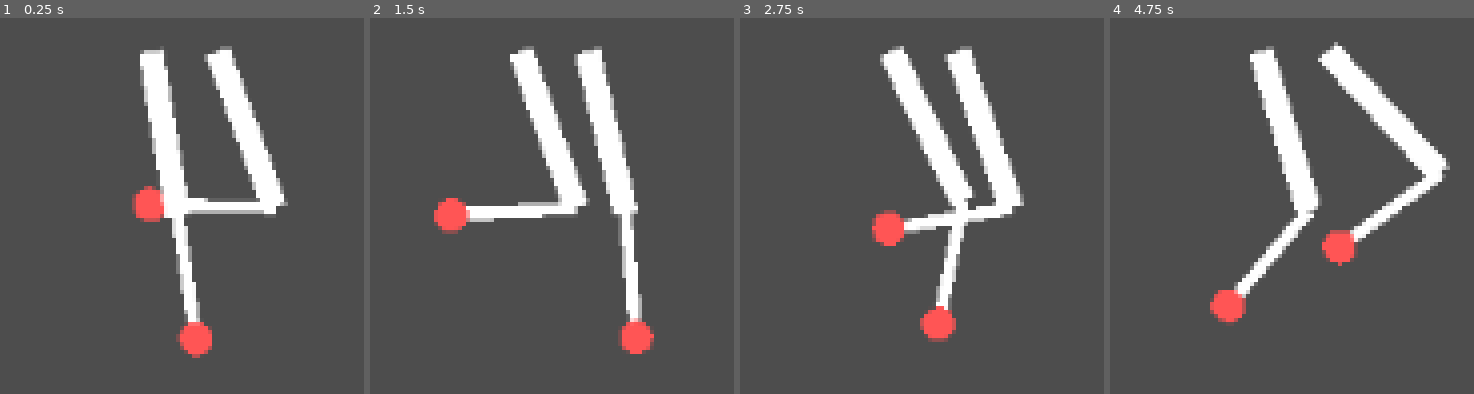
Above: before the commit, frames 1-4 (left to right).
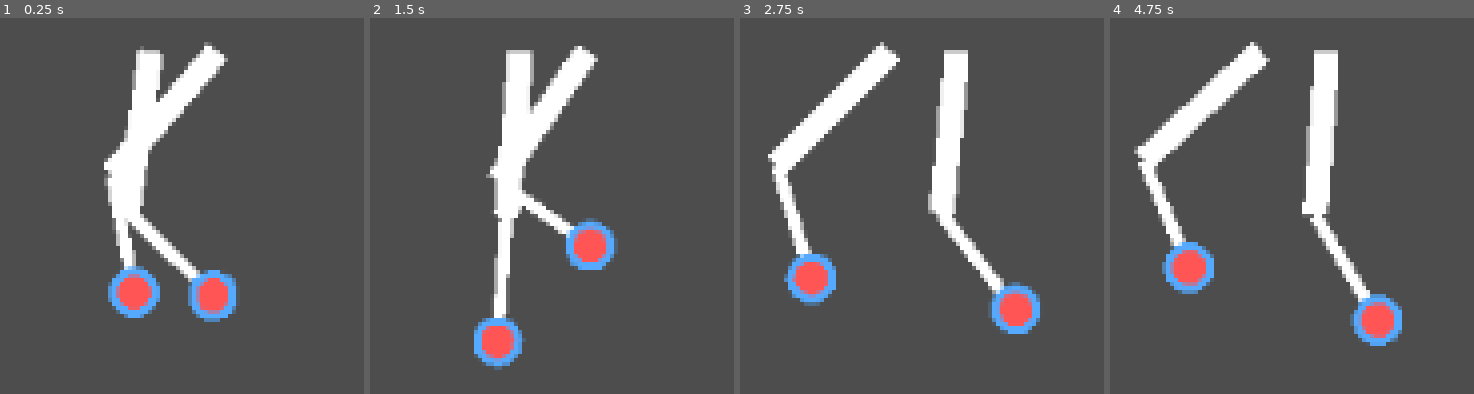
Above: after the commit, the same moments.

Repository: zbaker94/procedural-legs
Game: Godot game, scene res://main.tscn
The game is run twice, just before and just after one commit, with the same random seed, the same clock (stepped at 60 frames per second) and the same inputs.
Inputs:
- Up to frame 1 (0.25 s): no input
- Up to frame 2 (1.5 s): no input
- Up to frame 3 (2.75 s): no input
- Up to frame 4 (4.75 s): no input

The runs differ from the first frame. In frame 1, 17% of the frame differs, in the area x 28-80%, y 6-91%; in frame 2, 17%; in frame 3, 18%; in frame 4, 20%, in the area x 6-94%, y 6-88%.

Commit message:
refactor functions and variables for readability

Diff:
--- a/leg.gd
+++ b/leg.gd
@@ -1,4 +1,35 @@
 extends Node2D
+
+# --- Constants ---
+const MOTION_COUNTER_SPEED = 5.2
+const MOTION_COUNTER_VEL_SCALE = 3.0
+const MOTION_COUNTER_EXP = 0.4
+const MOTION_COUNTER_MAX = 360.0
+
+const STRIDE_VEL_SCALE = 2.0
+const STRIDE_EXP = 0.4
+
+const FORWARD_OFFSET_DIV = 4.0
+const FORWARD_OFFSET_VEL_SCALE = 1.25
+const FORWARD_OFFSET_MULT = 2.0
+
+const VERTICAL_OFFSET_DIV = 6.0
+const VERTICAL_OFFSET_SHIFT = -1.0
+
+const TO_TARGET_EPSILON = 0.001
+
+const KNEE_VEC_MIN_LEN = 1e-6
+
+const BONE_WIDTH = 3.0
+const CALF_WIDTH = 1.5
+const HIP_RADIUS = 3.0
+const KNEE_RADIUS = 3.0
+const FOOT_RADIUS = 3.0
+const TARGET_RADIUS = 2.0
+
+var FOOT_COLOR := Color.hex(0x55aaffff)
+var TARGET_COLOR := Color.hex(0xff5555ff)
+
 
 # Facing and motion (driven by parent CharacterBody2D)
 @export_range(0.0, 360.0, 0.1) var facing_direction_degrees: float = 90.0
@@ -42,109 +73,99 @@
 func lengthdir(length: float, angle_rad: float) -> Vector2:
 	return Vector2.RIGHT.rotated(angle_rad) * length
 
-# UPDATE LOOP
+
+# --- Main Update Loop ---
 func _physics_process(_delta: float) -> void:
-	# set globals
 	hip_position = global_position # always global
+	leg_speed = velocity.length()
+	_update_motion_counter()
 
-	leg_speed = velocity.length()
-	motion_counter_degrees += 5.2 * pow(leg_speed * 3.0, 0.4)
-	motion_counter_degrees = fmod(motion_counter_degrees, 360.0)
-
-	# set locals
 	var total_len: float = thigh_length + calf_length
 	var max_reach: float = total_len
-
-	#print("motion counter: " + str(motion_counter_degrees))
 
 	var facing_rad: float = deg_to_rad(facing_direction_degrees)
 	var move_rad: float = velocity.angle() if leg_speed > 0.001 else facing_rad
 
-	# Foot oscillation
-	var stride: float = pow(leg_speed * 2.0, 0.4)
-
-	# Apply phase offset to motion counter
+	var stride: float = _calc_stride(leg_speed)
 	var phase_rad: float = deg_to_rad(motion_counter_degrees + phase_offset_degrees)
 
-	# Apply Secondary Animation first (in case it shifts hip etc)
-	## TODO
+	var forward_offset: float = _calc_forward_offset(stride, total_len, phase_rad, leg_speed)
+	var vertical_offset: float = _calc_vertical_offset(stride, total_len, phase_rad)
 
-	## Horizontal oscillation (sine)
-	var forward_offset: float = stride * (total_len / 4.0) * sin(phase_rad)
-	forward_offset -= (leg_speed * 1.25) * 2.0
-
-	## Vertical oscillation (cosine)
-	var vertical_offset: float = stride * (total_len / 6.0) * (-cos(phase_rad) - 1.0)
-
-	## Apply offsets in moving direction
 	foot_target = hip_position + Vector2(0, max_reach)
 	foot_target += lengthdir(forward_offset, move_rad)
 	foot_target.y += vertical_offset
 
 	var to_target = foot_target - hip_position
 	if to_target.length() > max_reach:
-		foot_target = hip_position + to_target.normalized() * (max_reach - 0.001)
+		foot_target = hip_position + to_target.normalized() * (max_reach - TO_TARGET_EPSILON)
 
+	_solve_leg_ik(hip_position, foot_target, max_reach, facing_rad)
+	queue_redraw()
 
-	# IK triangle calculation (law of cosines)
-	var c_raw: float = hip_position.distance_to(foot_target)
+# --- Private Calculation Helpers ---
+func _update_motion_counter() -> void:
+	motion_counter_degrees += MOTION_COUNTER_SPEED * pow(leg_speed * MOTION_COUNTER_VEL_SCALE, MOTION_COUNTER_EXP)
+	motion_counter_degrees = fmod(motion_counter_degrees, MOTION_COUNTER_MAX)
+
+func _calc_stride(vel: float) -> float:
+	return pow(vel * STRIDE_VEL_SCALE, STRIDE_EXP)
+
+func _calc_forward_offset(stride: float, total_len: float, phase_rad: float, vel: float) -> float:
+	var offset = stride * (total_len / FORWARD_OFFSET_DIV) * sin(phase_rad)
+	offset -= (vel * FORWARD_OFFSET_VEL_SCALE) * FORWARD_OFFSET_MULT
+	return offset
+
+func _calc_vertical_offset(stride: float, total_len: float, phase_rad: float) -> float:
+	return stride * (total_len / VERTICAL_OFFSET_DIV) * (-cos(phase_rad) + VERTICAL_OFFSET_SHIFT)
+
+func _solve_leg_ik(hip: Vector2, foot: Vector2, max_reach: float, facing_rad: float) -> void:
+	var c_raw: float = hip.distance_to(foot)
 	var c: float = min(c_raw, max_reach)
-	var alpha: float = hip_position.angle_to_point(foot_target) # radians
+	var alpha: float = hip.angle_to_point(foot)
+	foot_position = hip + lengthdir(c, alpha)
 
-	## Foot position
-	foot_position = hip_position + lengthdir(c, alpha)
-
-	## Law of Cosines for thigh angle
 	var cos_beta: float = clamp(
 		(pow(thigh_length, 2) + pow(c, 2) - pow(calf_length, 2)) / (2.0 * thigh_length * c),
 		-1.0, 1.0
 	)
 	var beta: float = acos(cos_beta)
 
-	## Flat Knee position (basic 2D triangle)
-	var knee_flat: Vector2 = hip_position + lengthdir(thigh_length, alpha - beta)
-
-	## Intersection point along hip→foot line (for foreshortening)
-	var ix: Vector2 = hip_position + lengthdir(thigh_length * cos(beta), alpha)
-
-	## Vector from intersection to flat knee
+	var knee_flat: Vector2 = hip + lengthdir(thigh_length, alpha - beta)
+	var ix: Vector2 = hip + lengthdir(thigh_length * cos(beta), alpha)
 	var knee_vec: Vector2 = knee_flat - ix
 	var knee_vec_len := knee_vec.length()
-	var knee_vec_dir := knee_vec / knee_vec_len if (knee_vec_len > 1e-6) else Vector2.ZERO
-
-	## Bend offset ALONG knee_vec, signed by knee_mod
-	var knee_mod: float = cos(facing_rad) # near 0 for up/down (90/270), ±1 for left/right (0/180)
+	var knee_vec_dir := knee_vec / knee_vec_len if (knee_vec_len > KNEE_VEC_MIN_LEN) else Vector2.ZERO
+	var knee_mod: float = cos(facing_rad)
 	var bend_offset: Vector2 = knee_vec_dir * (knee_vec_len * knee_mod * bend_strength)
-
-	## Blend between flat knee and bent knee using foreshorten_strength
 	knee_position = ix + knee_vec * (1.0 - foreshorten_strength) + bend_offset * foreshorten_strength
 
 
-	queue_redraw()
-
-# DRAWING (local space relative to node)
+# --- Drawing (local space relative to node) ---
 func _draw() -> void:
-	# Bones
-	draw_line(to_local(hip_position), to_local(knee_position), Color(1, 1, 1), 3.0)
-	draw_line(to_local(knee_position), to_local(foot_position), Color(1, 1, 1), 1.5)
-
+	_draw_bones()
 	if not debug_draw:
 		return
+	_draw_joints_and_target()
+	if debug_labels:
+		_draw_labels()
 
-	# Joints
-	#draw_circle(to_local(hip_position), 3.0, Color.GREEN)
-	#draw_circle(to_local(knee_position), 3.0, Color.hex(0xffaa00ff))
-	#draw_circle(to_local(foot_position), 3.0, Color.hex(0x55aaffff))
+func _draw_bones() -> void:
+	draw_line(to_local(hip_position), to_local(knee_position), Color(1, 1, 1), BONE_WIDTH)
+	draw_line(to_local(knee_position), to_local(foot_position), Color(1, 1, 1), CALF_WIDTH)
 
-	# Target
-	draw_circle(to_local(foot_target), 2.0, Color.hex(0xff5555ff))
+func _draw_joints_and_target() -> void:
+	#draw_circle(to_local(hip_position), HIP_RADIUS, Color.GREEN)
+	#draw_circle(to_local(knee_position), KNEE_RADIUS, Color.hex(0xffaa00ff))
+	draw_circle(to_local(foot_position), FOOT_RADIUS, FOOT_COLOR)
+	draw_circle(to_local(foot_target), TARGET_RADIUS, TARGET_COLOR)
 	#draw_line(to_local(hip_position), to_local(foot_target), Color(0.3, 0.3, 0.3), 1.0)
 
-	if debug_labels:
-		_draw_label(to_local(hip_position) + Vector2(6, -6), "HIP")
-		_draw_label(to_local(knee_position) + Vector2(6, -6), "KNEE")
-		_draw_label(to_local(foot_position) + Vector2(6, -6), "FOOT")
-		_draw_label(to_local(foot_target) + Vector2(6, -6), "TARGET")
+func _draw_labels() -> void:
+	_draw_label(to_local(hip_position) + Vector2(6, -6), "HIP")
+	_draw_label(to_local(knee_position) + Vector2(6, -6), "KNEE")
+	_draw_label(to_local(foot_position) + Vector2(6, -6), "FOOT")
+	_draw_label(to_local(foot_target) + Vector2(6, -6), "TARGET")
 
 func _draw_label(pos: Vector2, text: String) -> void:
 	draw_string(ThemeDB.fallback_font, pos, text, HORIZONTAL_ALIGNMENT_LEFT, -1.0, 12.0, Color.WHITE)
--- a/main.tscn
+++ b/main.tscn
@@ -12,17 +12,15 @@
 [node name="LLeg" type="Node2D" parent="CharacterRoot/Legs"]
 position = Vector2(-8, 0)
 script = ExtResource("1_ig7tw")
-facing_direction_degrees = 0.0
-velocity = Vector2(0.5, 0.5)
+facing_direction_degrees = 149.5
+velocity = Vector2(0.5, 0)
 phase_offset_degrees = 180.0
-leg_extension_offset = 0.6
 
 [node name="RLeg" type="Node2D" parent="CharacterRoot/Legs"]
 position = Vector2(-16, 0)
 script = ExtResource("1_ig7tw")
-facing_direction_degrees = 0.0
-velocity = Vector2(0.5, 0.5)
-leg_extension_offset = 0.6
+facing_direction_degrees = 149.5
+velocity = Vector2(0.5, 0)
 
 [node name="Camera2D" type="Camera2D" parent="."]
 position = Vector2(506, 290)
